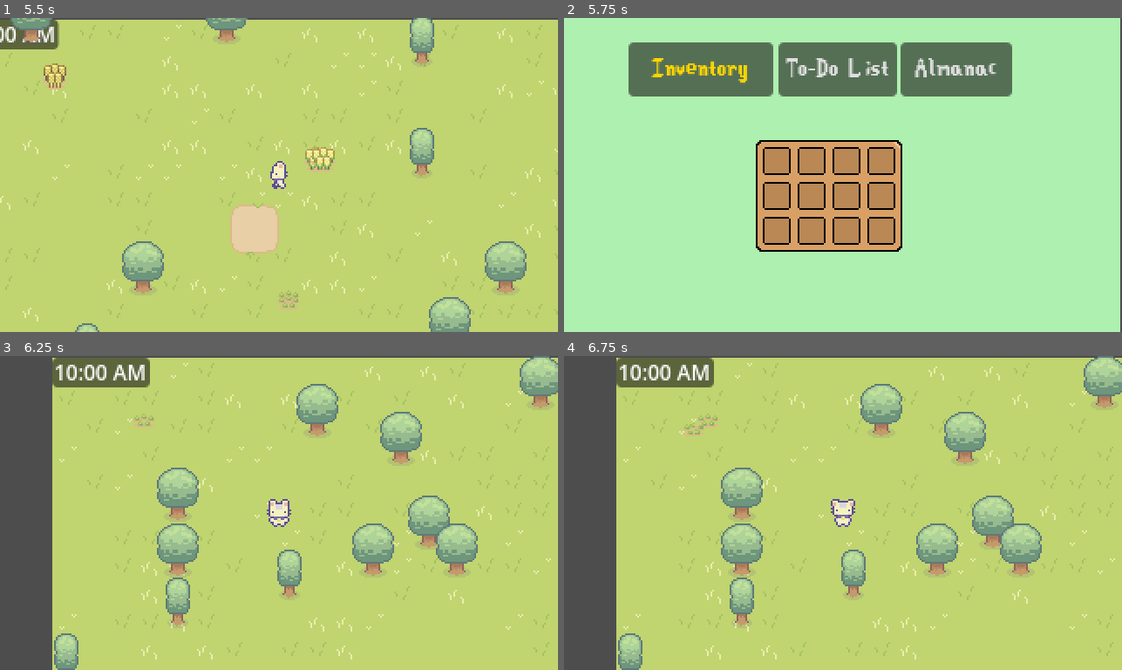
Above: before the commit, frames 1-4 (two rows, left to right).
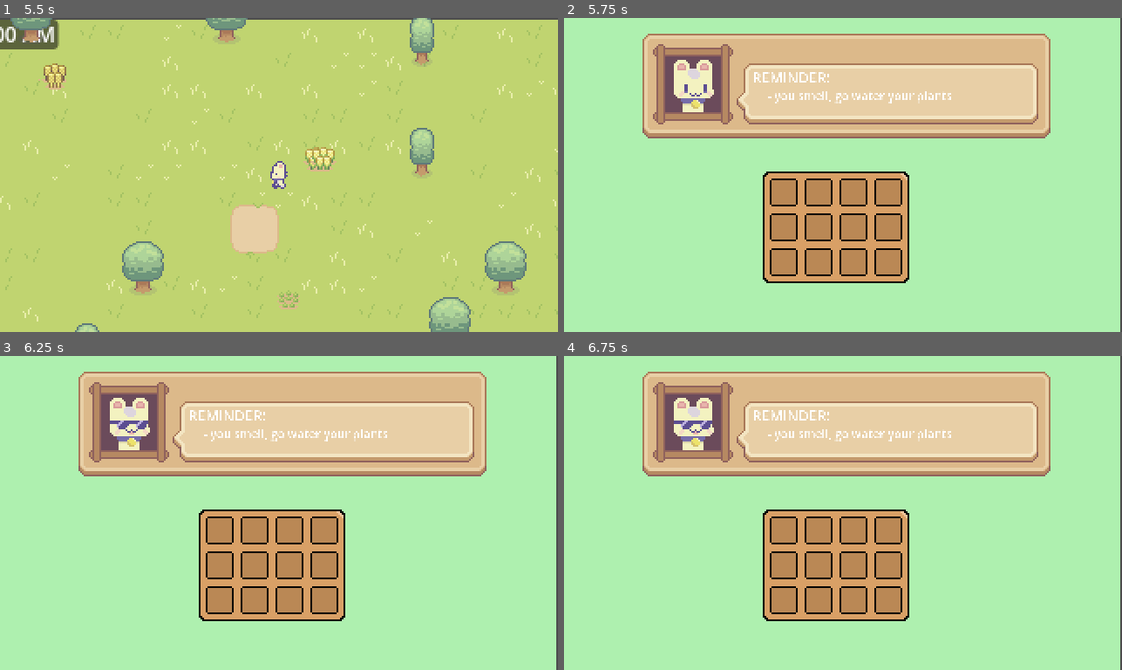
Above: after the commit, the same moments.

Repository: egd3025/everbloom
Game: Godot game, scene res://start_menu.tscn
Same seed, same stepped clock (60 frames per second), same inputs: the game is played once before the commit and once after it.
Inputs (mouse positions are in pixels of both pictures, inside the frame that each line leads up to):
- Up to frame 1 (5.5 s): click (290, 77) at 0.5 s; click "Start World" at 1.25 s; move the mouse to (401, 159) at 2.02 s; hold Right (ui_right) 2.03-2.78 s; click (401, 159) at 2.1 s; move the mouse to (167, 190) at 2.77 s; hold Down (ui_down) 2.78-3.53 s; tap C (collect) at 2.85 s; move the mouse to (334, 105) at 3.52 s; hold Right (ui_right) 3.53-4.28 s; tap D (till) at 3.6 s; move the mouse to (251, 237) at 4.27 s; hold Up (ui_up) 4.28-5.03 s; click (251, 237) at 4.35 s; move the mouse to (446, 222) at 5.02 s; hold Left (ui_left) from 5.03 s (still down); hold C (collect) from 5.03 s (still down)
- Up to frame 2 (5.75 s): keep holding Left (ui_left); keep holding C (collect); tap I (inventory) at 5.65 s
- Up to frame 3 (6.25 s): release Left (ui_left) at 5.75 s; release C (collect) at 5.75 s; click (139, 406) at 5.75 s, where only the run before the commit has a clickable "Inventory"
- Up to frame 4 (6.75 s): click (692, 425) at 6.52 s

Frame 1 is identical in both runs. In frame 2, 34% of the frame differs, in the area x 11-88%, y 5-85%; in frame 3, 99%, in the area x 0-100%, y 0-100%; in frame 4, 99%.

Commit message:
inventory visual changes

Diff:
--- a/EverBloom/Inventory/inventory_ui.tscn
+++ b/EverBloom/Inventory/inventory_ui.tscn
@@ -1,9 +1,22 @@
-[gd_scene load_steps=5 format=3 uid="uid://00dg16oiyej"]
+[gd_scene load_steps=9 format=3 uid="uid://00dg16oiyej"]
 
 [ext_resource type="Script" path="res://Inventory/Inventory_UI.gd" id="1_gwhdc"]
 [ext_resource type="Texture2D" uid="uid://sfx0gevdpbl8" path="res://Inventory/item_images/inventory-background.png" id="2_2yepr"]
-[ext_resource type="Theme" uid="uid://cs7pakuugysjy" path="res://default_pause_theme.tres" id="2_d6yib"]
+[ext_resource type="Texture2D" uid="uid://blwuthsf8ljs3" path="res://cup_noodle_UI/Dialouge UI/Premade dialog box medium.png" id="2_ai6bu"]
 [ext_resource type="PackedScene" uid="uid://b56j1qcxe3igr" path="res://Inventory/inventory_ui_slot.tscn" id="3_1dwlq"]
+[ext_resource type="Texture2D" uid="uid://dnpnkgkxp8ev7" path="res://cup_noodle_UI/Dialouge UI/Emotes/Teemo Basic emote animations sprite sheet.png" id="3_cnyu8"]
+
+[sub_resource type="AtlasTexture" id="AtlasTexture_4rsoh"]
+atlas = ExtResource("3_cnyu8")
+region = Rect2(5, 2, 23, 30)
+
+[sub_resource type="AtlasTexture" id="AtlasTexture_xnl4g"]
+atlas = ExtResource("3_cnyu8")
+region = Rect2(37, 290, 23, 30)
+
+[sub_resource type="AtlasTexture" id="AtlasTexture_d6own"]
+atlas = ExtResource("3_cnyu8")
+region = Rect2(37, 258, 23, 30)
 
 [node name="Inventory_UI" type="Control"]
 process_mode = 3
@@ -29,51 +42,53 @@
 grow_vertical = 2
 color = Color(0.682353, 0.941176, 0.686275, 1)
 
-[node name="Inventory_Button" type="Button" parent="."]
-layout_mode = 2
-offset_left = 37.0
-offset_top = 14.0
-offset_right = 120.0
-offset_bottom = 45.0
-size_flags_horizontal = 4
-size_flags_vertical = 4
-theme = ExtResource("2_d6yib")
-theme_override_colors/font_color = Color(1, 0.843137, 0, 1)
-text = "Inventory
-"
+[node name="TextureRect2" type="TextureRect" parent="."]
+layout_mode = 0
+offset_left = 42.0
+offset_top = 7.0
+offset_right = 282.0
+offset_bottom = 71.0
+texture = ExtResource("2_ai6bu")
 
-[node name="ToDoList_Button" type="Button" parent="."]
-layout_mode = 2
-offset_left = 123.0
-offset_top = 14.0
-offset_right = 191.0
-offset_bottom = 45.0
-size_flags_horizontal = 4
-size_flags_vertical = 4
-theme = ExtResource("2_d6yib")
-text = "To-Do List
-"
+[node name="Label" type="Label" parent="TextureRect2"]
+layout_mode = 0
+offset_left = 66.0
+offset_top = 21.0
+offset_right = 229.0
+offset_bottom = 138.0
+scale = Vector2(0.25, 0.25)
+theme_override_font_sizes/font_size = 33
+text = "REMINDER:"
 
-[node name="Almanac_Button" type="Button" parent="."]
-layout_mode = 2
-offset_left = 193.0
-offset_top = 14.0
-offset_right = 257.0
-offset_bottom = 45.0
-size_flags_horizontal = 4
-size_flags_vertical = 4
-theme = ExtResource("2_d6yib")
-text = "Almanac
-"
+[node name="Label2" type="Label" parent="TextureRect2"]
+layout_mode = 0
+offset_left = 73.0
+offset_top = 33.0
+offset_right = 508.0
+offset_bottom = 150.0
+scale = Vector2(0.25, 0.25)
+theme_override_font_sizes/font_size = 27
+text = " - you smell, go water your plants"
+
+[node name="TextureButton" type="TextureButton" parent="."]
+layout_mode = 0
+offset_left = 63.0
+offset_top = 24.0
+offset_right = 86.0
+offset_bottom = 54.0
+texture_normal = SubResource("AtlasTexture_4rsoh")
+texture_pressed = SubResource("AtlasTexture_xnl4g")
+texture_hover = SubResource("AtlasTexture_d6own")
+stretch_mode = 0
 
 [node name="NinePatchRect" type="NinePatchRect" parent="."]
 layout_mode = 2
 anchor_right = 1.0
 anchor_bottom = 1.0
-offset_left = 110.0
-offset_top = 70.0
-offset_right = 109.0
-offset_bottom = 70.0
+offset_left = 114.0
+offset_top = 88.0
+offset_right = 113.0
+offset_bottom = 88.0
 texture = ExtResource("2_2yepr")
 patch_margin_left = 6
 patch_margin_top = 6
@@ -82,15 +97,15 @@
 
 [node name="GridContainer" type="GridContainer" parent="NinePatchRect"]
 layout_mode = 1
-anchors_preset = 8
+anchors_preset = -1
 anchor_left = 0.5
-anchor_top = 0.5
+anchor_top = 0.471
 anchor_right = 0.5
-anchor_bottom = 0.5
+anchor_bottom = 0.471
 offset_left = -38.0
-offset_top = -28.0
+offset_top = -26.144
 offset_right = 38.0
-offset_bottom = 28.0
+offset_bottom = 29.856
 grow_horizontal = 2
 grow_vertical = 2
 columns = 4
@@ -130,7 +145,3 @@
 
 [node name="Inventory_UI_Slot12" parent="NinePatchRect/GridContainer" instance=ExtResource("3_1dwlq")]
 layout_mode = 2
-
-[connection signal="pressed" from="Inventory_Button" to="." method="_on_inventory_button_pressed"]
-[connection signal="pressed" from="ToDoList_Button" to="." method="_on_to_do_list_button_pressed"]
-[connection signal="pressed" from="Almanac_Button" to="." method="_on_almanac_button_pressed"]
